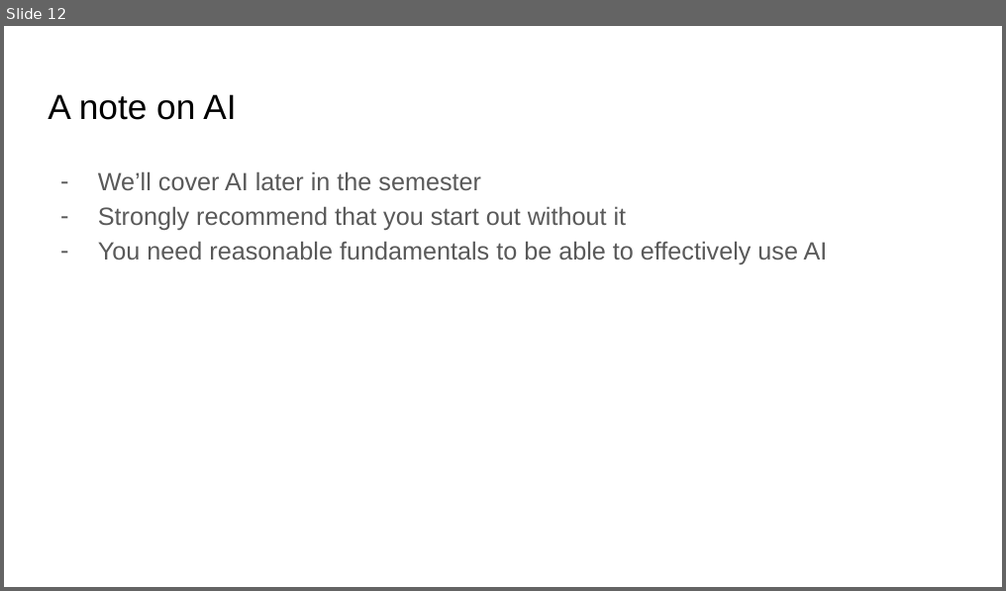
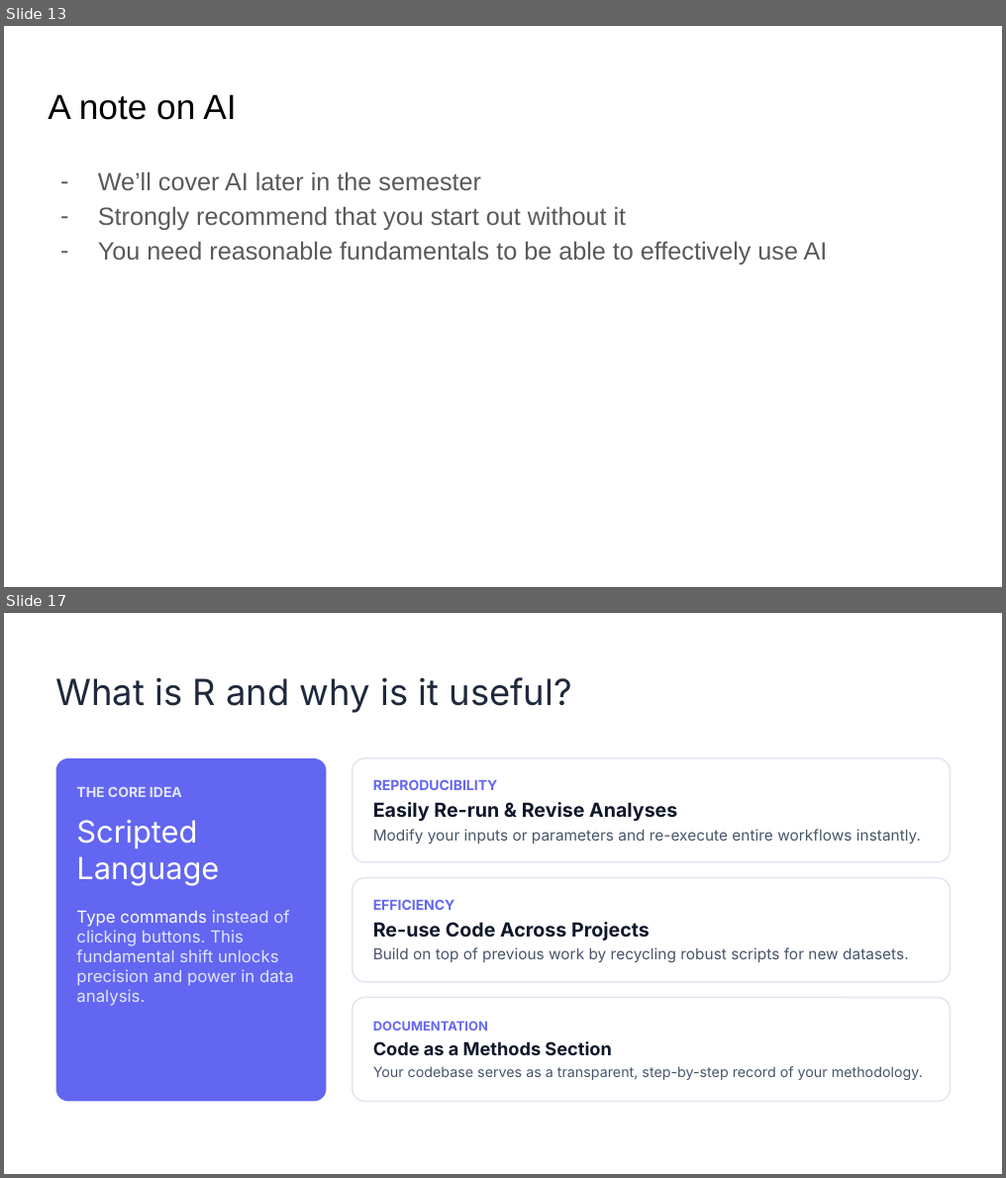
Before and after one commit to bmaitner/biometry_course, a slide deck: lectures/Lecture_01_course_introduction.pptx. Shown one above the other, each under a label of ours: slide 12 before the commit, slides 13 and 17 after it; the slides between them are not shown. The pictures are 1006x591 and 1006x1178 pixels, drawn with LibreOffice and Linux fonts; fonts in the diff are those of the drawing. Boxes give left, top, right and bottom in pixels: in the first picture for what was removed or moved away, otherwise in the second. Text is boxed around its words. In the diff, an @@ line names an element or a change of style, - is before the commit and + after.

```diff
--- a/lectures/Lecture_01_course_introduction.pptx
+++ b/lectures/Lecture_01_course_introduction.pptx
@@ slide 17 added at bbox=[4, 613, 1002, 1174], background #FFFFFF @@
@@ text added at bbox=[55, 677, 571, 713], 26 pt, text #1E293B @@
+What is R and why is it useful?
@@ rounded rectangle added at bbox=[55, 759, 327, 1102], fill #6366F1 @@
@@ rounded rectangle added at bbox=[352, 759, 950, 862], fill #FFFFFF, outline #E2E8F0 1.13 pt @@
@@ text added at bbox=[76, 787, 294, 1006], 12 pt, text #E0E7FF @@
+THE CORE IDEA
+Scripted Language
+Type commands instead of clicking buttons. This fundamental shift unlocks precision and power in data analysis.
@@ text added at bbox=[373, 780, 921, 844], 11 pt, text #475569 @@
+REPRODUCIBILITY
+Easily Re-run & Revise Analyses
+Modify your inputs or parameters and re-execute entire workflows instantly.
@@ rounded rectangle added at bbox=[352, 878, 950, 982], fill #FFFFFF, outline #E2E8F0 1.13 pt @@
@@ text added at bbox=[373, 899, 908, 963], 11 pt, text #475569 @@
+EFFICIENCY
+Re-use Code Across Projects
+Build on top of previous work by recycling robust scripts for new datasets.
@@ rounded rectangle added at bbox=[352, 997, 950, 1101], fill #FFFFFF, outline #E2E8F0 1.13 pt @@
@@ text added at bbox=[373, 1021, 923, 1080], 10.2 pt, text #475569 @@
+DOCUMENTATION
+Code as a Methods Section
+Your codebase serves as a transparent, step-by-step record of your methodology.
@@ what was slide 12 is now slide 13 @@
```
Also in this commit, not shown: 19 slides changed, 4 other slides added, 4 slides removed, 1 other file.
